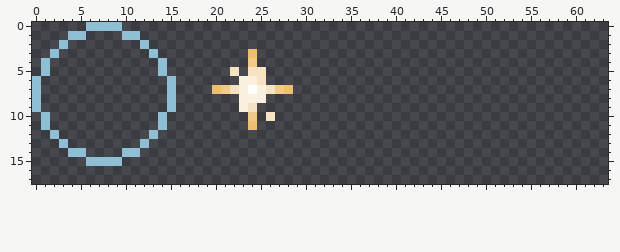
One commit to this pixel-art sprite: PixelEngine/res/sprites/effects.png. Above is the file before it was changed.
The file is 64x64 pixels. Shown: x 0..63, y 0..17.
New version:
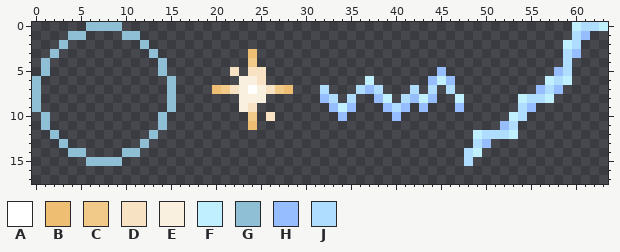
Palette (. is transparent): A #ffffff  B #eebf72  C #f1ca8a  D #f7e3c3  E #faf0df  F #c0f0ff  G #8fbfd5  H #96bdff  J #afddff
Edits made:
Changed rows in their new state; - is an unchanged pixel.
first column x 32:
 0 ----------------------------FJJF
 1 ----------------------------JH--
 2 ---------------------------FJ---
 3 ---------------------------JH---
 4 ---------------------------J----
 5 -------------H------------HJ----
 6 -----F------HFH----------FJF----
 7 J---JHJ---J-J-J---------HJH-----
 8 HJ-J--HF-JHFH--F------FJJF------
 9 -HFH---HJH-H---H------JH--------
10 --H-----H------------FJ---------
11 --------------------HJ----------
12 -----------------FJJJF----------
13 -----------------JH-------------
14 ----------------JF--------------
15 ----------------J---------------
Where, in picture pixels (left, top, right, bottom), the same in both pictures:
added: (320, 22, 608, 166)
